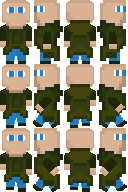
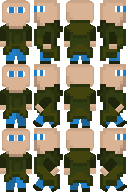
Revision of a layered 128 x 192 image; what changed, layer by layer:
added group "frontview" with 21 layers above "backview" over (x1=0, y1=100, x2=32, y2=192)
renamed "clean" to "2", moved it into group "frontview" over (x1=0, y1=100, x2=32, y2=128)
renamed "clean copy" to "3", moved it into group "frontview" over (x1=0, y1=164, x2=32, y2=192)
painted on "rightleg" (3rd of 6, in "frontview" › "3") over (x1=16, y1=172, x2=27, y2=188)
added group "backview" with 21 layers above "leftview" over (x1=64, y1=93, x2=96, y2=192)
renamed "Group 4 copy" to "2", moved it into group "backview" over (x1=64, y1=93, x2=96, y2=128)
renamed "Group 4 copy 2" to "3", moved it into group "backview" over (x1=64, y1=153, x2=96, y2=192)
painted on "leftleg" (6th of 6, in "backview" › "3") over (x1=67, y1=158, x2=90, y2=192)
added group "leftview" with 18 layers above "rightview" over (x1=37, y1=105, x2=58, y2=174)
added group "rightview" with 20 layers over (x1=99, y1=64, x2=125, y2=189)
renamed "Group 3 copy 5" to "2", moved it into group "rightview" over (x1=99, y1=64, x2=125, y2=125)
removed layer "body copy" (2nd of 6, in "Group 3 copy 5") from group "Group 3 copy 5" over (x1=99, y1=84, x2=125, y2=125)
removed layer "head copy" (2nd of 6, in "Group 3 copy 5") from group "Group 3 copy 5" over (x1=102, y1=64, x2=123, y2=93)
added layer "body copy 2" in group "2" over (x1=99, y1=84, x2=125, y2=125)
added layer "head copy 2" in group "2" over (x1=102, y1=64, x2=123, y2=93)
renamed "Group 3 copy 4" to "3", moved it into group "rightview" over (x1=99, y1=128, x2=123, y2=189)
added layer "body copy 3" in group "3" over (x1=99, y1=148, x2=123, y2=189)
added layer "head copy 3" in group "3" over (x1=102, y1=128, x2=123, y2=157)
hid "body copy" (5th of 5, in "rightview" › "3") over (x1=99, y1=148, x2=123, y2=189)
hid "head copy" (5th of 5, in "rightview" › "3") over (x1=102, y1=128, x2=123, y2=157)
…and 22 more changes (20 painted, 2 renamed, 2 stack)
